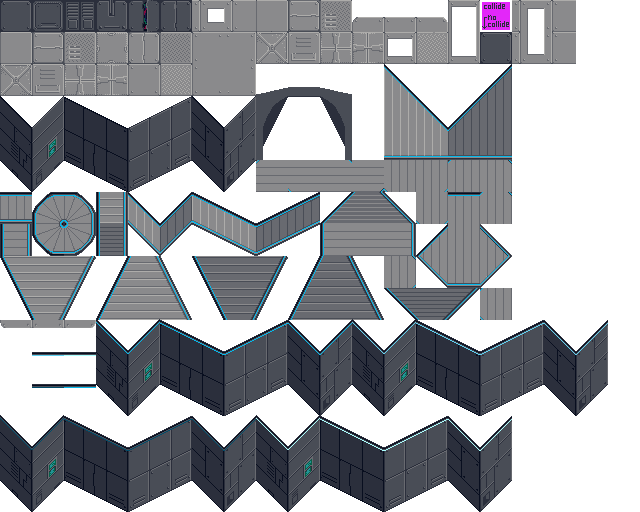
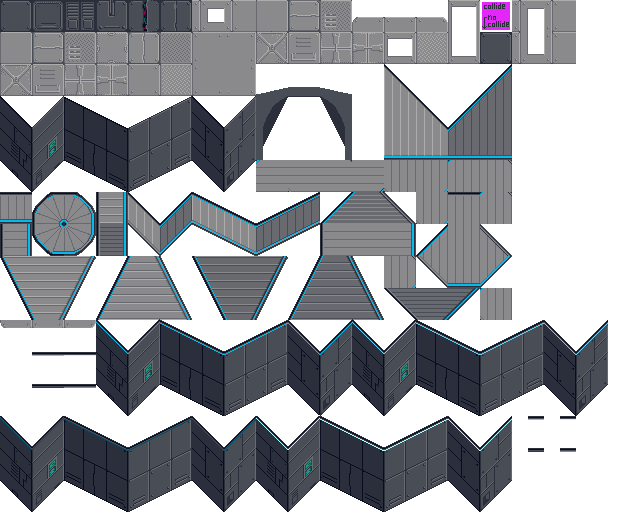
Layer changes from the first 640px x 512px image to the second:
added layer "d #1" above "a" over left=528, top=416, right=576, bottom=452
painted on "d" over left=256, top=415, right=320, bottom=416
painted on "f" over left=0, top=415, right=64, bottom=416
